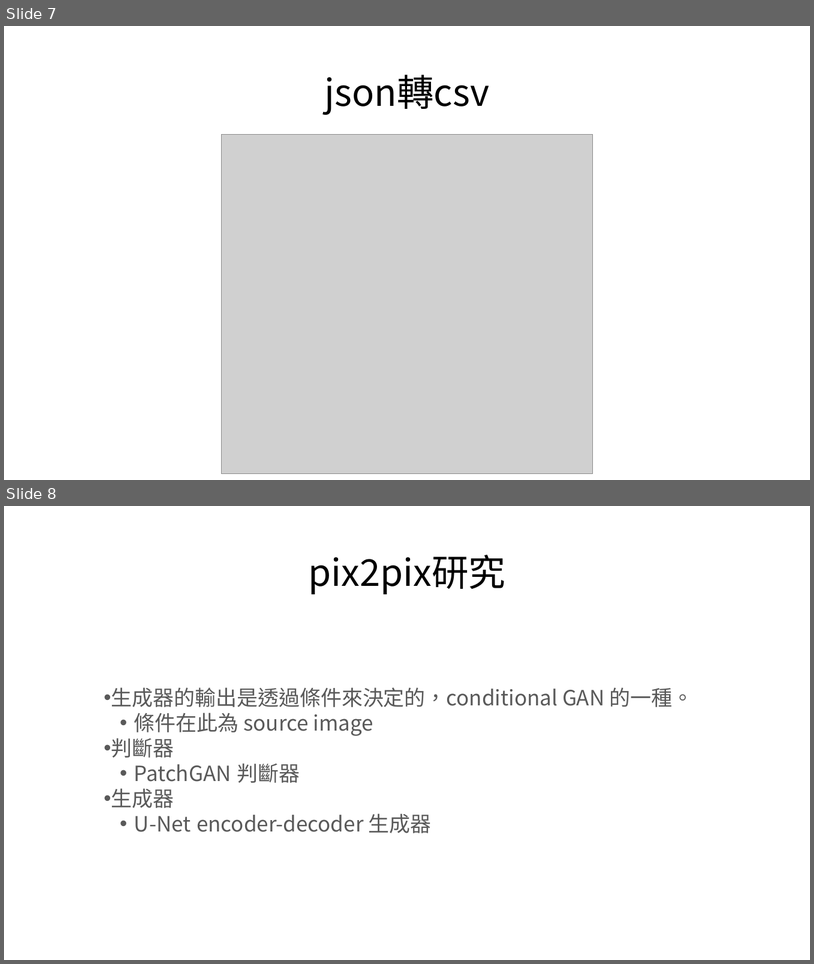
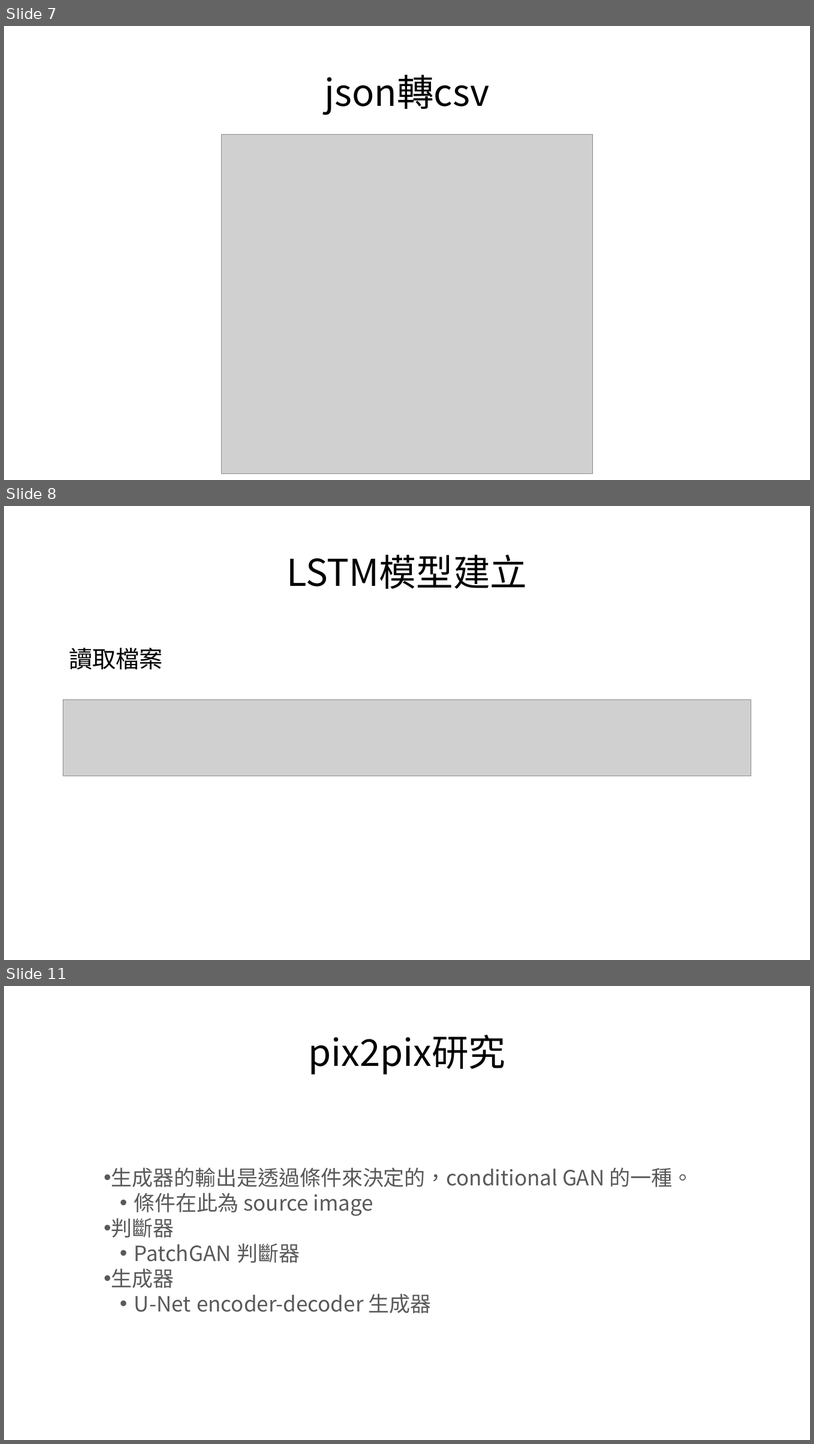
Before and after one commit to mizulun/seatpose-system, a slide deck: week21進度報告.pptx. Shown one above the other, each under a label of ours: slides 7 and 8 before the commit, slides 7, 8 and 11 after it; the slides between them are not shown. The pictures are 814x964 and 814x1444 pixels, drawn with LibreOffice and Linux fonts; fonts in the diff are those of the drawing; grey boxes stand for pictures. Boxes give left, top, right and bottom in pixels: in the first picture for what was removed or moved away, otherwise in the second. Text is boxed around its words. In the diff, an @@ line names an element or a change of style, - is before the commit and + after.

Commit message:
新增LSTM模型建立

```diff
--- a/week21進度報告.pptx
+++ b/week21進度報告.pptx
@@ slide 8 added at (4,506,810,960), background #FFFFFF @@
@@ title added at (287,555,527,589), 44 pt, text #000000 @@
+LSTM模型建立
@@ text added at (69,648,163,669), 28 pt, text #000000 @@
+讀取檔案
@@ picture added at (63,700,752,776) @@
@@ what was slide 8 is now slide 11 @@
```
Also in this commit, not shown: 1 slide changed, 2 other slides added.
